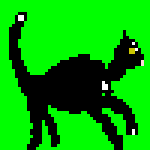
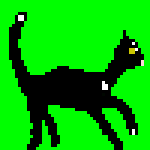
Layer changes from the first 150px x 150px image to the second:
painted on "Layer" over [48,54,129,141]
